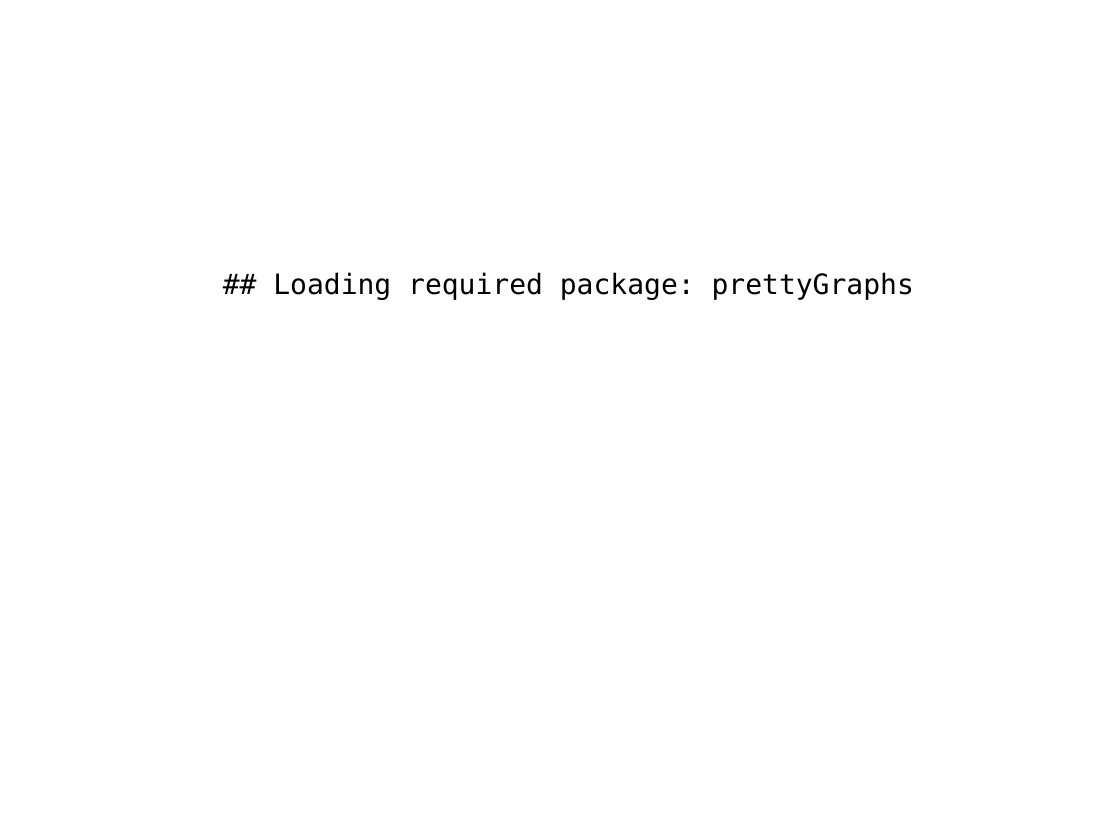
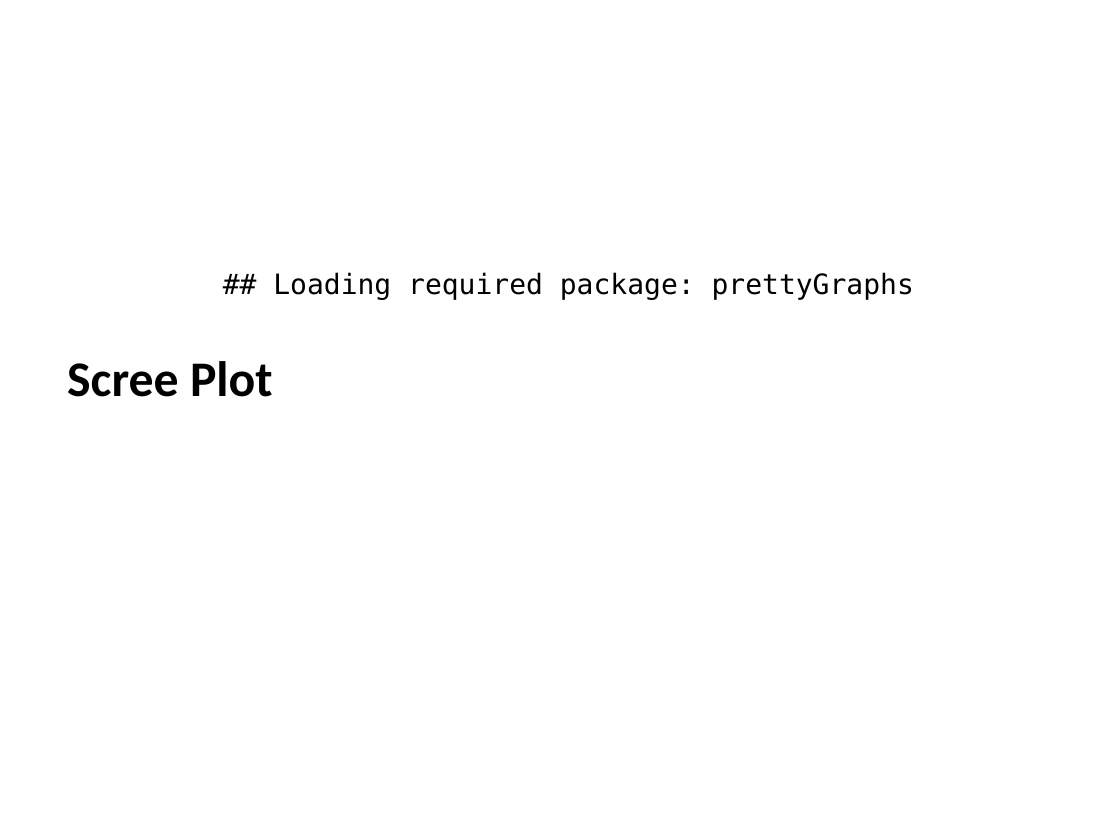
Before and after one commit to rkmalaiya/Environement_vs_Happiness, a slide deck: slide 4 of presentation/ppt1/power_point_assign1.pptx (slide 7 before the commit). Drawn at 1120x840 pixels with LibreOffice and Linux fonts; fonts in the diff are those of the drawing. Boxes give left, top, right and bottom in pixels: in the first picture for what was removed or moved away, otherwise in the second. Text is boxed around its words. In the diff, an @@ line names an element or a change of style, - is before the commit and + after.

```diff
--- a/presentation/ppt1/power_point_assign1.pptx
+++ b/presentation/ppt1/power_point_assign1.pptx
@@ text at (67,361,273,397): paragraph added @@
+Scree Plot
```
Also in this commit, not shown: 3 other slides changed, 3 slides added, 6 slides removed, 10 other files.
